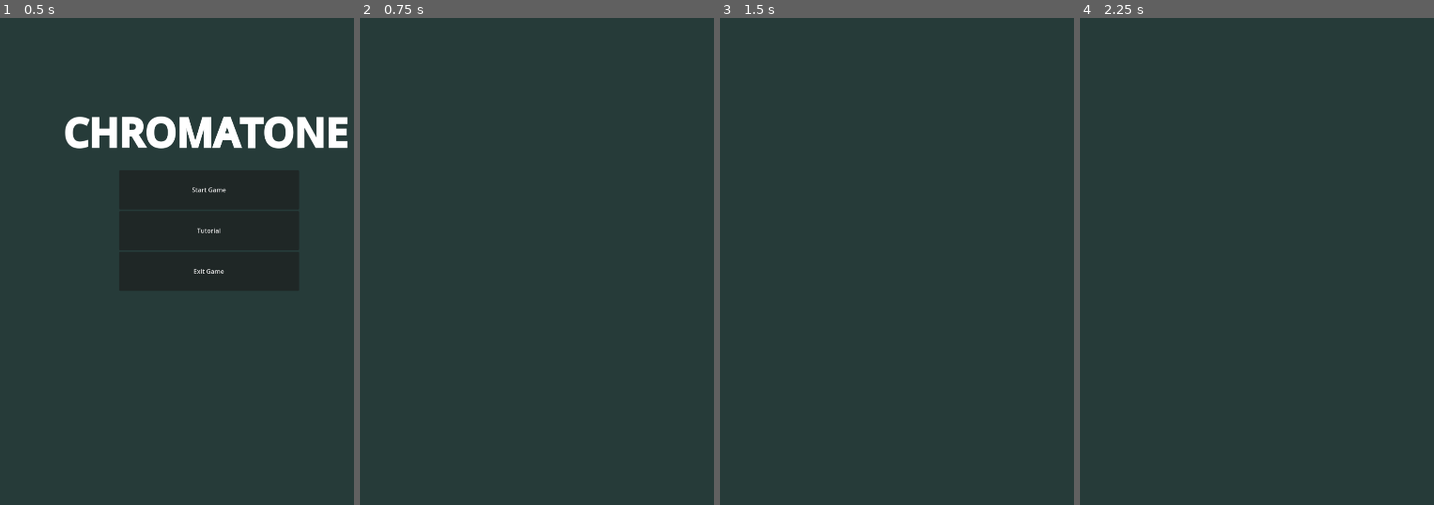
Above: before the commit, frames 1-4 (left to right).
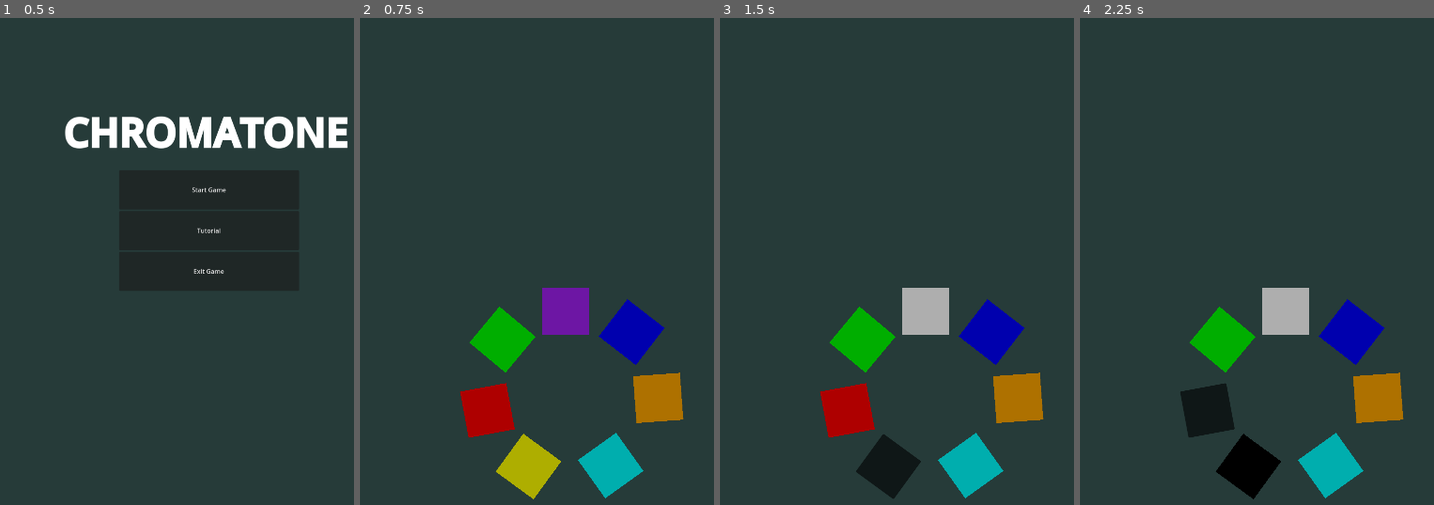
Above: after the commit, the same moments.

Repository: nenomancer/chromatone
Game: Godot game, scene res://scenes/main.tscn
The game is run twice, just before and just after one commit, with the same random seed, the same clock (stepped at 60 frames per second) and the same inputs. The project has no main scene, so this scene is started directly.
Inputs (mouse positions are in pixels of both pictures, inside the frame that each line leads up to):
- Up to frame 1 (0.5 s): no input
- Up to frame 2 (0.75 s): click "Start Game" at 0.5 s
- Up to frame 3 (1.5 s): click (889, 466) at 1.27 s
- Up to frame 4 (2.25 s): click (1207, 412) at 2.02 s

Frame 1 is identical in both runs. In frame 2, 9.0% of the frame differs, in the area x 28-92%, y 55-99%; in frame 3, 9.0%; in frame 4, 9.0%.
Error before the commit: Invalid access to property or key 'load' on a base object of type 'SceneTree'. (res://game_manager.gd:139)

Commit message:
not sure anymore

Diff:
--- a/game_manager.gd
+++ b/game_manager.gd
@@ -1,11 +1,10 @@
 extends Node
 
-@export var kurac: int
 signal player_guess(is_correct: bool)
 signal show_about
 signal exit_game
-signal change_level(level_number)
-signal change_round(level_round)
+signal scene_changed(scene_path)
+
 
 var available_notes: Array = ["C", "D", "E", "F", "G", "A", "B"]
 var available_colors: Array = [Color.RED, Color.GREEN, Color.BLUE, Color.YELLOW, Color.PURPLE, Color.ORANGE, Color.CYAN]
@@ -16,6 +15,8 @@
 var current_round: int = 1
 var current_level: int = 1
 var current_score: int = 0
+
+var current_game_state: GameState = GameState.MENU
 
 var color_note_pairs: Dictionary = {}
 var current_note: String
@@ -40,19 +41,24 @@
 const WARMUP: String = "res://scenes/warmup.tscn"
 
 const LABELS_UI: String = "res://scenes/labels.tscn"
-#const BUTTONS: String = "res://scenes/buttons.tscn"
 const BUTTONS = preload("res://scenes/buttons.tscn")
 const DISCOVERED_NOTE: String = "res://scenes/discovered_note.tscn"
 const DISCOVERED_NOTES: String = "res://scenes/discovered_notes.tscn"
+
+enum GameState { MENU, WARMUP, LEVEL, DIALOGUE }
 
 func _ready() -> void:
 	await get_tree().process_frame
 	generate_audio_player()
 	randomize_pairs()
 	#player_guess.connect(_on_player_guess)
-	change_round.connect(_on_change_round)
-	change_level.connect(_on_change_level)
-
+	scene_changed.connect(func(scene_path): get_tree().change_scene_to_file(scene_path))
+
+func update_score(amount: int):
+	current_score += amount
+
+func change_scene(scene_path: String):
+	scene_changed.emit(scene_path)
 
 func generate_audio_player() -> void:
 	#await get_tree().process_frame
@@ -62,6 +68,7 @@
 	#await get_tree().process_frame
 	var labels = load(LABELS_UI).instantiate()
 	get_tree().root.add_child(labels)
+
 func play_note(note) -> void:
 	if _note_audio_player:
 		_note_audio_player.stream = _note_sound_map[note]
@@ -120,59 +127,59 @@
 		melody.append(note)
 	return melody
 
-func set_score(new_score: int):
-	current_score = new_score
+#func set_score(new_score: int):
+	#current_score = new_score
 
 #func _on_player_guess(_is_correct: bool): # Unnecessary for now
 	#print("Player guess!: ")
 	#print(_is_correct)
 
-func _on_change_round(_round_number: int):
-	#current_round = _round_number
-	current_round += 1
-
-func _on_change_level(_level_number: int):
-	current_level += 1
-	get_tree().change_scene_to_file(LEVELS)
-
-func load_buttons() -> void:
-	buttons = get_tree().load
+func load_buttons(is_warmup: bool = false) -> void:
+	buttons = BUTTONS.instantiate()
 	get_tree().root.add_child(buttons)
 	buttons_array = buttons.get_children()
 	buttons.disable_buttons()
 
-func start_warmup():
-	#load_buttons()
+	if buttons.note_selected.is_connected(on_warmup_guess):
+		buttons.note_selected.disconnect(on_warmup_guess)
+
+	if is_warmup:
+		buttons.note_selected.connect(on_warmup_guess)
+
+
+func start_warmup() -> void:
 	discovered_notes_display = load(DISCOVERED_NOTES).instantiate()
 	get_tree().root.add_child(discovered_notes_display)
 	buttons.assign_color_to_buttons(func(note): return note in available_notes)
 	correct_note = get_random_note(get_undiscovered_notes())
 	play_note(correct_note)
-	buttons.enable_discovered_buttons()
+	#buttons.enable_discovered_buttons()
+	enable_buttons()
 
 func end_warmup():
-	pass
-
+	if (discovered_notes.size() >= 3):
+		transition_to_level()
+	else:
+		if (current_round < 5):
+			set_round(current_round + 1)
+			start_warmup_round()
+		else:
+			transition_to_level()
 
 func start_warmup_round():
-	buttons.assign_color_to_buttons(func(note): return note in GameManager.available_notes)
-	correct_note = get_random_note(get_undiscovered_notes())
+	var undiscovered_notes = get_undiscovered_notes()
+	correct_note = get_random_note(undiscovered_notes)
+	#randomize_pairs()
+	buttons.assign_color_to_buttons(func(note): return note in undiscovered_notes)
+
 	await get_tree().create_timer(1).timeout
 	play_note(correct_note)
 	await get_tree().create_timer(1).timeout
-	buttons.enable_discovered_buttons()
-
-func end_warmup_round() -> void:
-	await get_tree().create_timer(2).timeout
-	if (discovered_notes.size() >= 3):
-		load_level()
-		pass
-
-	if (current_round < 5):
-		set_round(current_round + 1)
-		start_warmup_round()
-	else:
-		load_level()
+	#buttons.enable_discovered_buttons()
+
+func transition_to_level() -> void:
+	current_game_state = GameState.LEVEL
+	load_level()
 
 func load_level():
 	set_level(1)
@@ -183,26 +190,32 @@
 	await get_tree().process_frame
 	print(get_tree().root.get_children())
 	get_tree().root.add_child(discovered_notes_display)
+	buttons.assign_color_to_buttons(func(note): return note in discovered_notes)
 	# FIX THIS SHIT NEXT
 	#get_tree().root.get_node("LevelsUI").add_child(discovered_notes_display)
 
 func on_warmup_guess(note):
-	buttons.disable_buttons()
+	#buttons.disable_buttons()
 	play_note(note)
 	var selected_button: Button = buttons_array.filter(func(button): return button.get_meta('note') == note).front()
-
-	print(selected_button)
 	var correct_button: Button = buttons_array.filter(func(button): return button.get_meta('note') == correct_note).front()
 
 	if (correct_note == note || current_round - discovered_notes.size() >= 3):
 		add_discovered_note(note)
+		# Temp, to refactor: somehow mark selected button
 		selected_button.modulate = Color.WHITE
-		#print("correct! the button was")
-
 	else:
+		# Temp, to refactor: somehow mark both selected and correct button
 		selected_button.modulate = Color.BLACK
 		correct_button.modulate = Color.WHITE
 
 	await get_tree().create_timer(2).timeout
-	buttons.disable_buttons()
-	end_warmup_round()
+	#buttons.disable_buttons()
+	end_warmup()
+
+func enable_buttons(enable: bool = true):
+	if buttons:
+			if enable:
+				buttons.enable_buttons()
+			else:
+				buttons.disable_buttons()
--- a/scripts/buttons.gd
+++ b/scripts/buttons.gd
@@ -51,5 +51,5 @@
 		var note = button.get_meta("note")
 		if note not in GameManager.discovered_notes:
 			button.disabled = false
-		else:
-			button.disabled = true
+		#else:
+			#button.disabled = true
--- a/scripts/levels.gd
+++ b/scripts/levels.gd
@@ -5,8 +5,6 @@
 
 var _max_round: int = 5
 var _max_level: int = 5
-var _current_round: int = GameManager.current_round
-var _current_level: int = GameManager.current_level
 var _correct_melody: Array
 var _player_melody: Array
 var guess_index: int
@@ -16,53 +14,40 @@
 var _melody_stepsize: int = 1
 
 func _ready():
-	load_buttons()
+	#load_buttons()
+	GameManager.load_buttons()
+	GameManager.buttons.note_selected.connect(on_level_guess)
+
 	start_round()
 
 
 func on_level_guess(note) -> void:
 	GameManager.play_note(note)
 	_player_melody.append(note)
+	var correct_note = _correct_melody[guess_index]
 
-	if note == _correct_melody[guess_index]: # Correct
-		# signal correct
-		#emit_signal("player_guess", true)
-		GameManager.player_guess.emit(true)
-		temp_score += 10
+	if note == correct_note: # Correct
+		GameManager.update_score(10)
 	else:
-		# signal incorrect
-		#emit_signal("player_guess", false) # Something needs to recieve this, ideally the GameManager
-		GameManager.player_guess.emit(false)
-		temp_score -= 5 # This could be handled over there as well
+		GameManager.update_score(-5)
 
 	guess_index += 1
-	if (guess_index < _correct_melody.size()):
-		return
 
-	end_round()
-
-	if (GameManager.current_round < 5):
-		GameManager.set_round(GameManager.current_round + 1)
-		start_round()
-	else:
-		GameManager.set_round(1)
-		GameManager.set_level(GameManager.current_level + 1)
-		# This should eventually be changed to open the Dialogue Scene
-		get_tree().change_scene_to_file(GameManager.LEVELS)
+	if (guess_index >= _correct_melody.size()):
+		end_round()
+		process_next_round()
 
 func get_melody() -> void:
 	_correct_melody = GameManager.get_melody()
 
 func play_melody() -> void:
-	for index in range(_correct_melody.size()):
-		GameManager.play_note(_correct_melody[index])
+	for note in _correct_melody:
+		GameManager.play_note(note)
 		await get_tree().create_timer(_melody_stepsize).timeout
 
-func load_buttons() -> void:
-	buttons = load(GameManager.BUTTONS).instantiate()
-	add_child(buttons)
-	buttons.note_selected.connect(on_level_guess)
-	buttons.disable_buttons()
+	#for index in range(_correct_melody.size()):
+		#GameManager.play_note(_correct_melody[index])
+		#await get_tree().create_timer(_melody_stepsize).timeout
 
 func start_round() -> void:
 	if (GameManager.current_round == 3):
@@ -76,12 +61,21 @@
 	play_melody()
 
 	await get_tree().create_timer(2).timeout
-	buttons.enable_buttons()
-	buttons.assign_color_to_buttons(func(note): return note in GameManager.get_discovered_notes())
+	GameManager.enable_buttons()
+	GameManager.buttons.assign_color_to_buttons(func(note): return note in GameManager.get_discovered_notes())
+
+func process_next_round() -> void:
+	if (GameManager.current_round < 5):
+		GameManager.set_round(GameManager.current_round + 1)
+		start_round()
+	else:
+		GameManager.set_round(1)
+		GameManager.set_level(GameManager.current_level + 1)
+		# This should eventually be changed to open the Dialogue Scene
+		GameManager.change_scene(GameManager.LEVELS)
 
 func end_round() -> void:
-	buttons.disable_buttons()
-	buttons.clear_color_from_buttons()
-	GameManager.set_score(temp_score)
-	#$ScoreLabel.text = "Current score: " + var_to_str(GameManager.current_score)
+	GameManager.enable_buttons(false)
+	GameManager.buttons.clear_color_from_buttons()
+	#GameManager.set_score(temp_score)
 	await get_tree().create_timer(2).timeout
--- a/scripts/warmup.gd
+++ b/scripts/warmup.gd
@@ -7,13 +7,39 @@
 
 func _ready():
 	GameManager.load_buttons()
-	GameManager.buttons_ui.note_selected.connect(on_warmup_guess)
+	GameManager.buttons.note_selected.connect(on_warmup_guess)
 	GameManager.start_warmup()
 
 #
 func on_warmup_guess(note) -> void:
-	GameManager.on_warmup_guess(note)
+	#GameManager.on_warmup_guess(note)
+	GameManager.play_note(note)
+	var selected_button: Button = GameManager.buttons_array.filter(func(button): return button.get_meta('note') == note).front()
+	var correct_button: Button = GameManager.buttons_array.filter(func(button): return button.get_meta('note') == GameManager.correct_note).front()
+
+	if (GameManager.correct_note == note || GameManager.current_round - GameManager.discovered_notes.size() >= 3):
+		GameManager.add_discovered_note(note)
+		# Temp, to refactor: somehow mark selected button
+		selected_button.modulate = Color.WHITE
+	else:
+		# Temp, to refactor: somehow mark both selected and correct button
+		selected_button.modulate = Color.BLACK
+		correct_button.modulate = Color.WHITE
+
+	await get_tree().create_timer(2).timeout
+	#buttons.disable_buttons()
+	end_warmup()
 	#end_round()
+
+func end_warmup():
+	if (GameManager.discovered_notes.size() >= 3):
+		GameManager.transition_to_level()
+	else:
+		if (GameManager.current_round < 5):
+			GameManager.set_round(GameManager.current_round + 1)
+			GameManager.start_warmup_round()
+		else:
+			GameManager.transition_to_level()
 
 #func start_level_1() -> void:
 	#GameManager.set_level(1)
